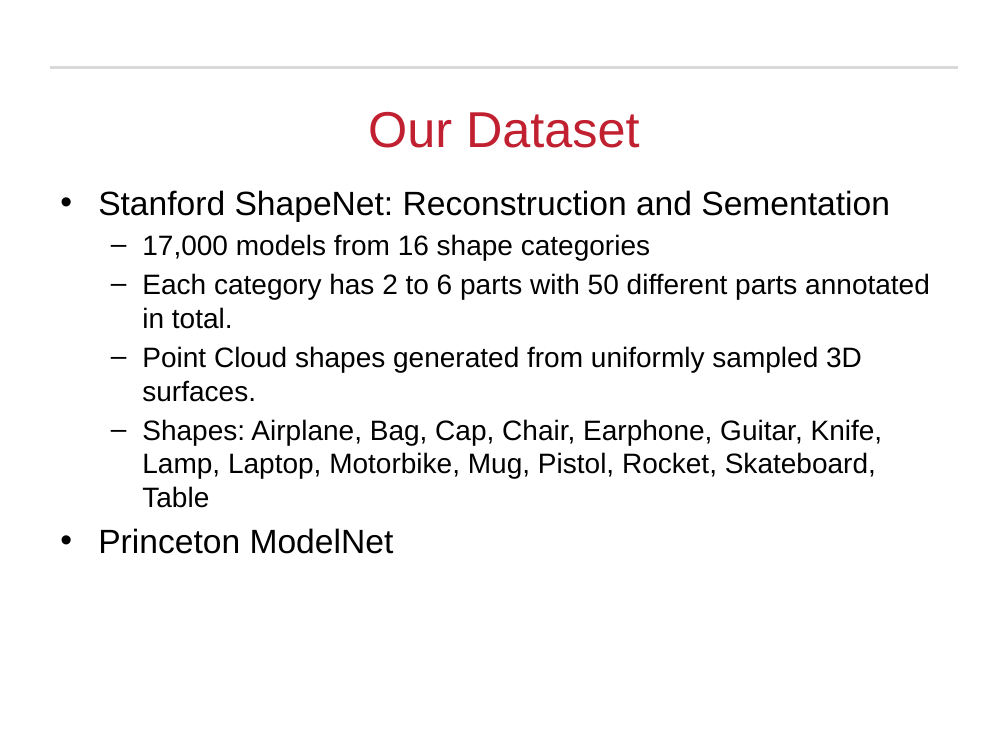
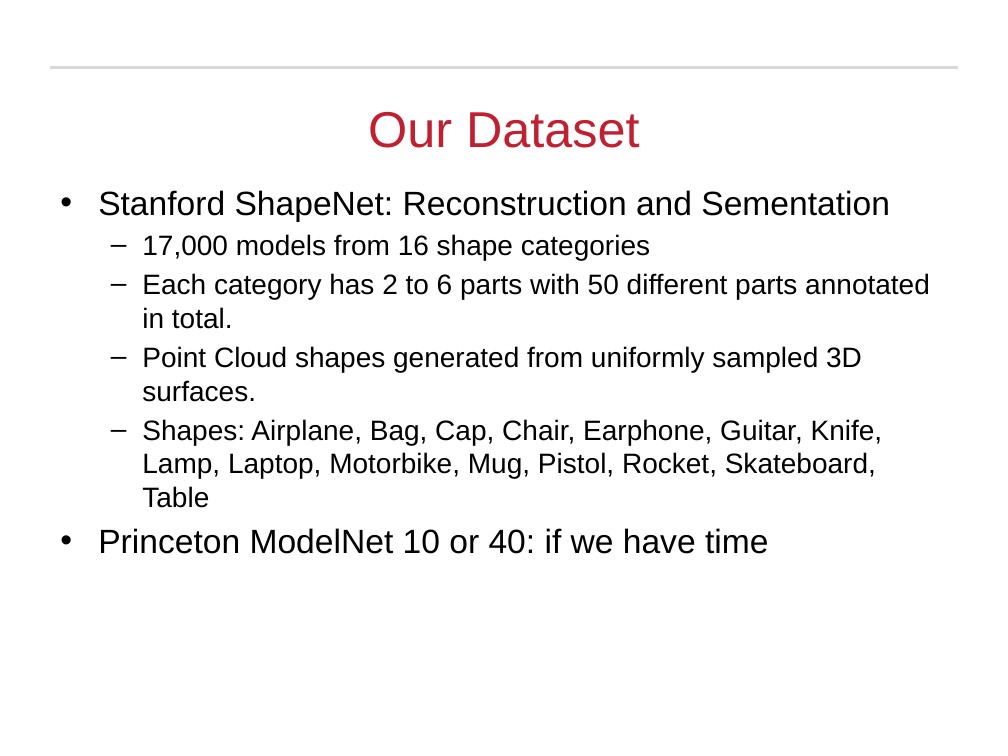
Before and after one commit to Michael-Hodges/PointNet, a slide deck: slide 14 of PowerPoints/EECE5554_Final_Project.pptx (slide 10 before the commit). Drawn at 1008x756 pixels with LibreOffice and Linux fonts; fonts in the diff are those of the drawing; background and template pictures are left out. Boxes give left, top, right and bottom in pixels: in the first picture for what was removed or moved away, otherwise in the second. Text is boxed around its words. In the diff, an @@ line names an element or a change of style, - is before the commit and + after.

```diff
--- a/PowerPoints/EECE5554_Final_Project.pptx
+++ b/PowerPoints/EECE5554_Final_Project.pptx
@@ text at [98, 528, 768, 554]: text changed @@
-• Princeton ModelNet
+• Princeton ModelNet 10 or 40: if we have time
```
Also in this commit, not shown: 4 other slides changed, 8 slides added.
